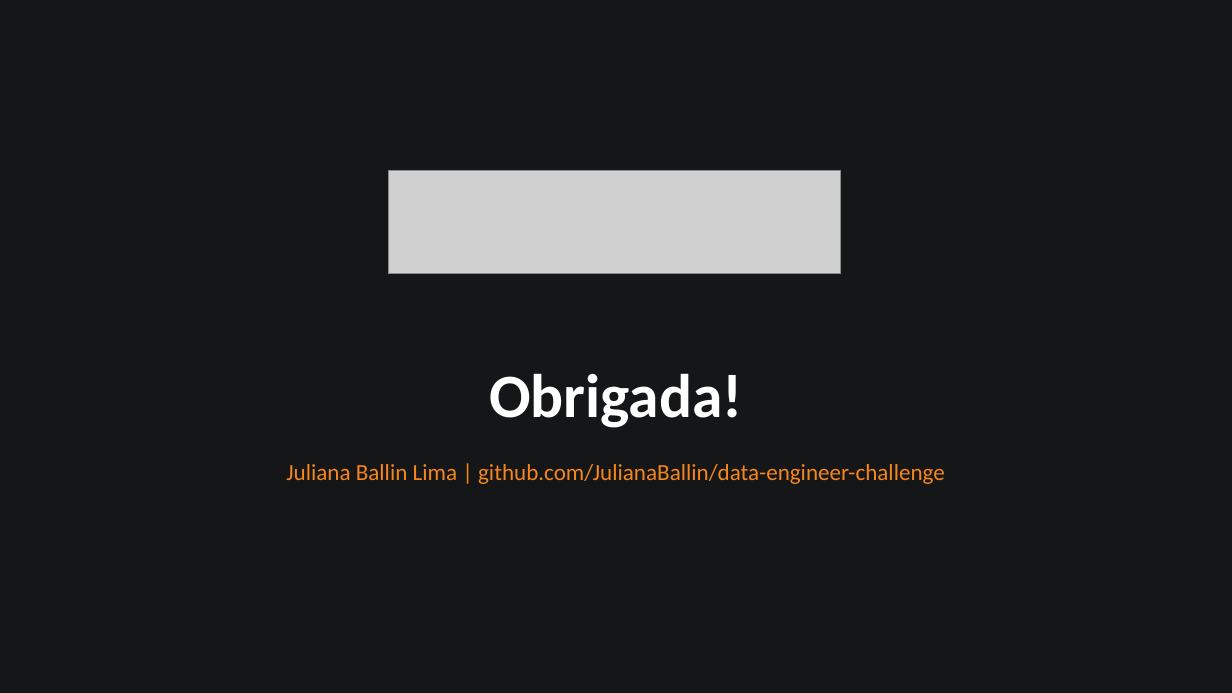
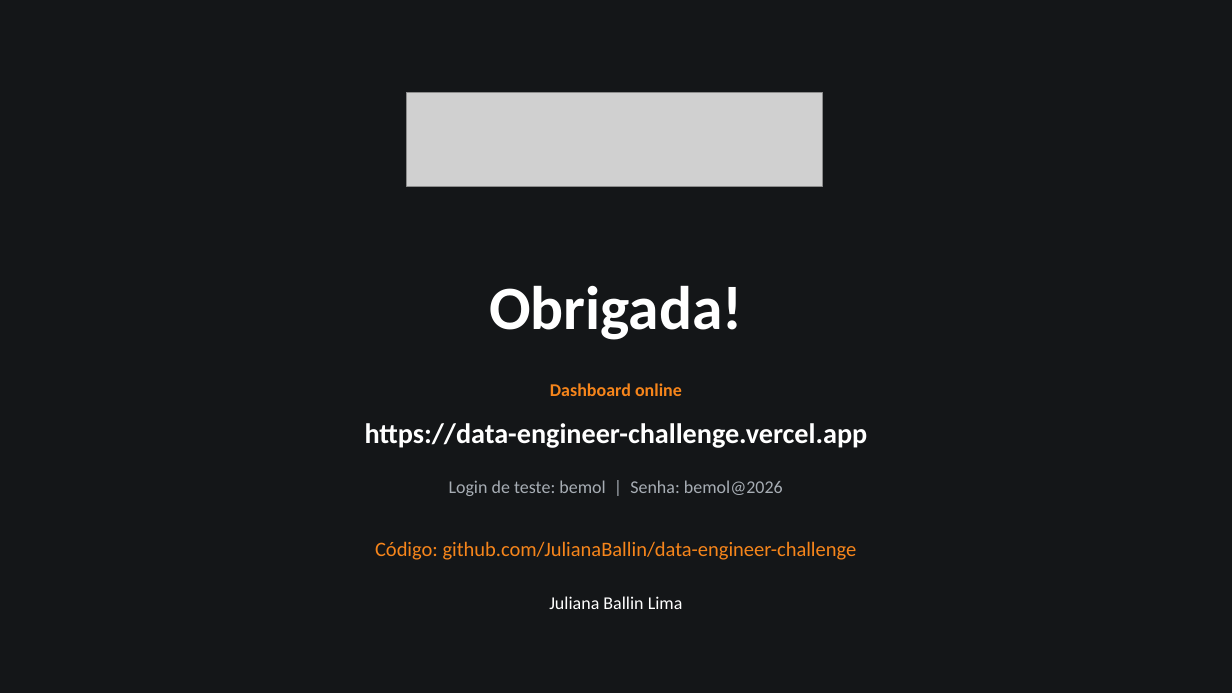
Before and after one commit to JulianaBallin/data-engineer-challenge, a slide deck: slide 20 of docs/apresentacao/apresentacao-olist.pptx (slide 17 before the commit). Drawn at 1232x693 pixels with LibreOffice and Linux fonts; fonts in the diff are those of the drawing; grey boxes stand for pictures. Boxes give left, top, right and bottom in pixels: in the first picture for what was removed or moved away, otherwise in the second. Text is boxed around its words. In the diff, an @@ line names an element or a change of style, - is before the commit and + after.

```diff
--- a/docs/apresentacao/apresentacao-olist.pptx
+++ b/docs/apresentacao/apresentacao-olist.pptx
@@ rectangle at (x1=0, y1=0, x2=1232, y2=693): shadow off @@
@@ picture resized from (x1=388, y1=171, x2=841, y2=274) to (x1=407, y1=92, x2=823, y2=187) @@
@@ text "Obrigada!" moved from (x1=489, y1=373, x2=743, y2=428) to (x1=489, y1=285, x2=743, y2=340) @@
@@ text added at (x1=550, y1=383, x2=682, y2=396), 14 pt, text #F6851B, bold @@
+Dashboard online
@@ text added at (x1=365, y1=423, x2=868, y2=448), 22 pt, text #FFFFFF, bold @@
+https://data-engineer-challenge.vercel.app
@@ text added at (x1=449, y1=480, x2=783, y2=496), 14 pt, text #A7ADB4 @@
+Login de teste: bemol | Senha: bemol@2026
@@ text at (x1=375, y1=541, x2=857, y2=560): text changed; size 18 to 16 pt @@
-Juliana Ballin Lima | github.com/JulianaBallin/data-engineer-challenge
+Código: github.com/JulianaBallin/data-engineer-challenge
@@ text added at (x1=549, y1=596, x2=683, y2=609), 14 pt, text #FFFFFF @@
+Juliana Ballin Lima
```
Also in this commit, not shown: 14 other slides changed, 5 slides added, 2 slides removed, 8 other files.
